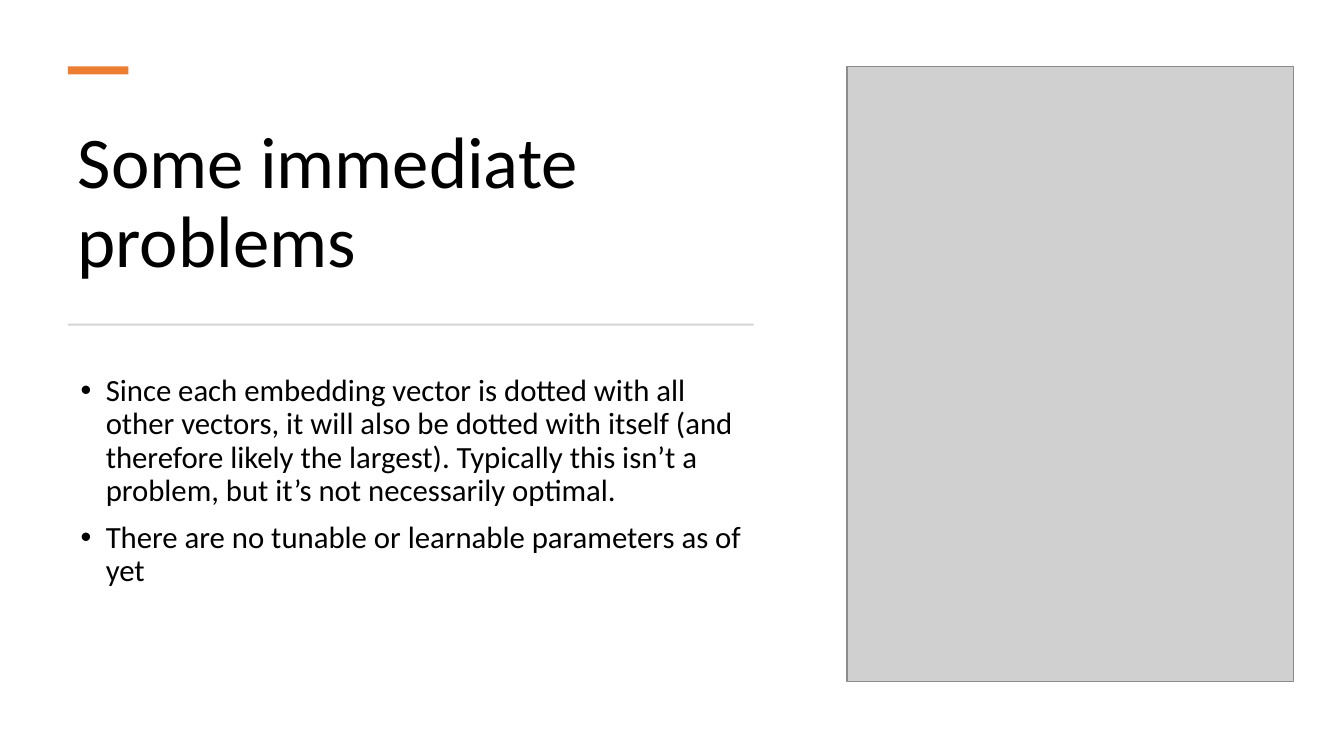
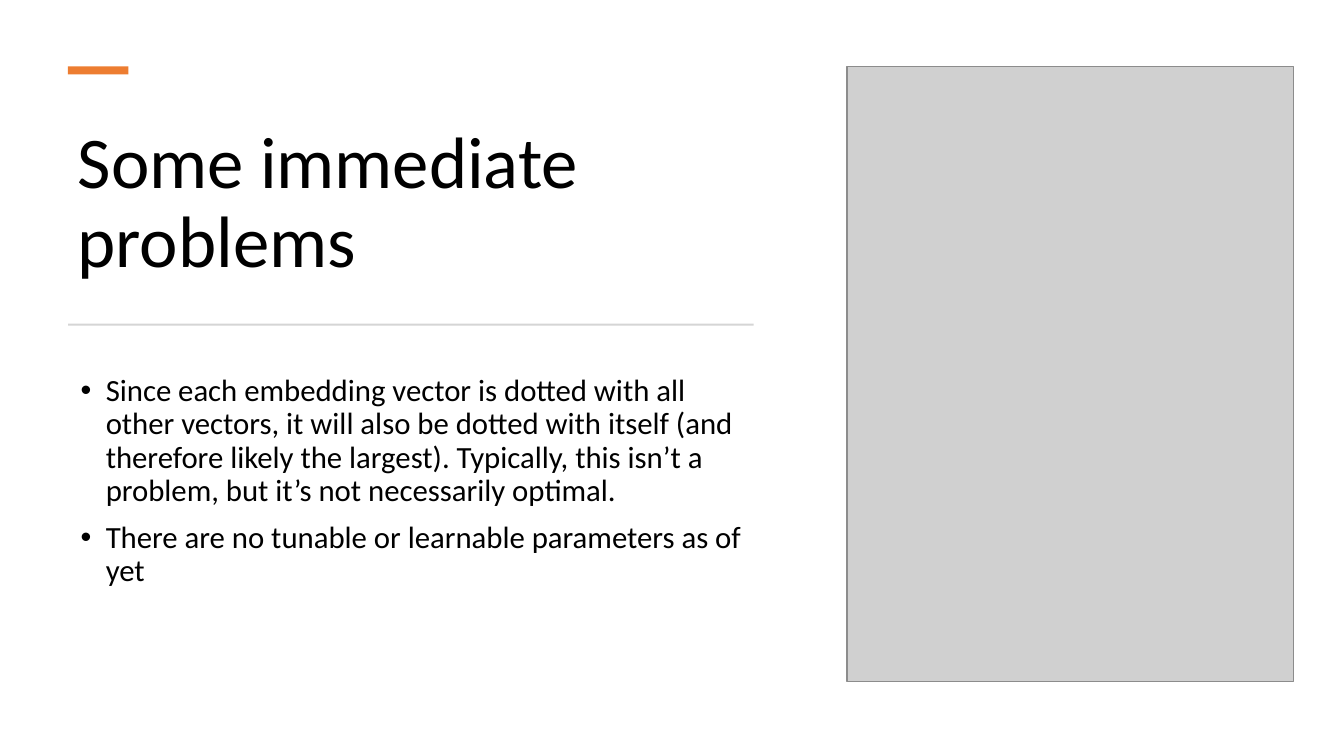
Before and after one commit to kwende/ml-meetup, a slide deck: slide 14 of benr/Attention.pptx (slide 15 before the commit). Drawn at 1344x756 pixels with LibreOffice and Linux fonts; fonts in the diff are those of the drawing; grey boxes stand for pictures. Boxes give left, top, right and bottom in pixels: in the first picture for what was removed or moved away, otherwise in the second. Text is boxed around its words. In the diff, an @@ line names an element or a change of style, - is before the commit and + after.

```diff
--- a/benr/Attention.pptx
+++ b/benr/Attention.pptx
@@ text at (106,379,732,506): text changed @@
-• Since each embedding vector is dotted with all other vectors, it will also be dotted with itself (and therefore likely the largest). Typically this isn’t a problem, but it’s not necessarily optimal.
+• Since each embedding vector is dotted with all other vectors, it will also be dotted with itself (and therefore likely the largest). Typically, this isn’t a problem, but it’s not necessarily optimal.
```
Also in this commit, not shown: 10 other slides changed, 1 slide added, 2 slides removed, 1 other file.
